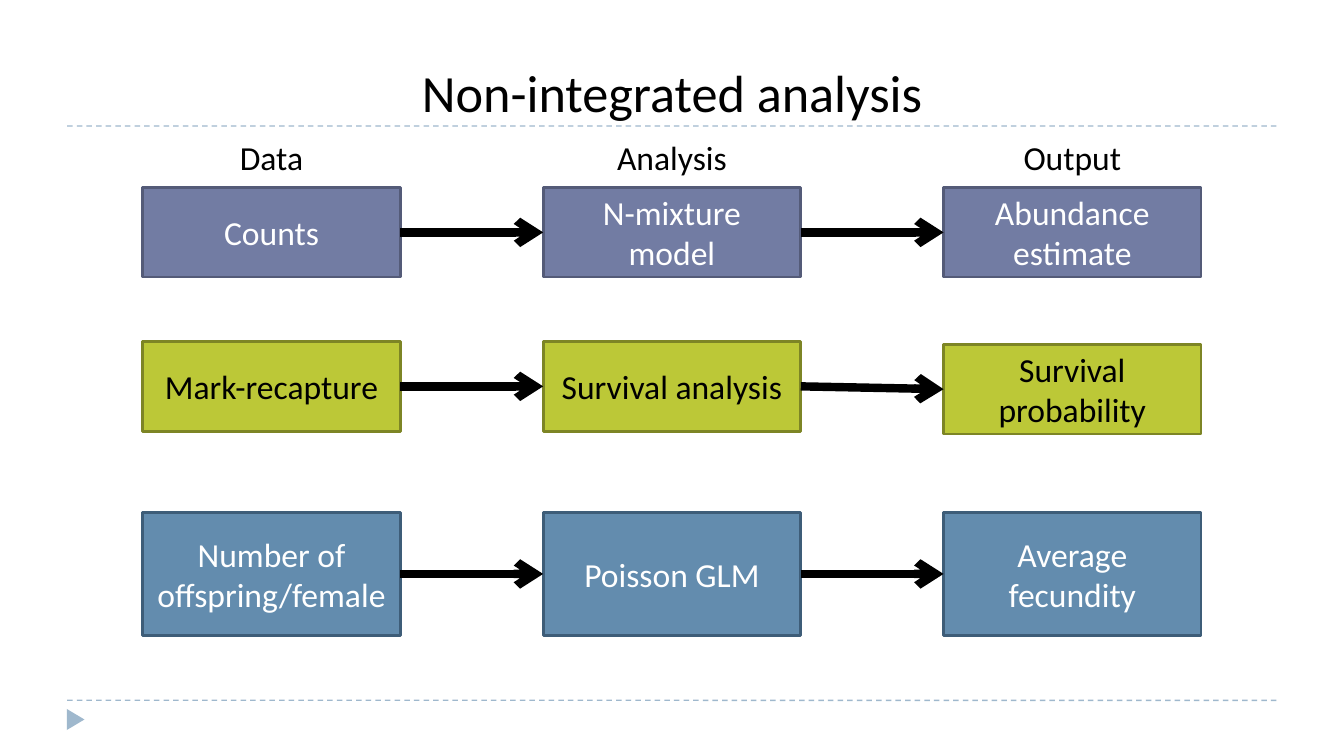
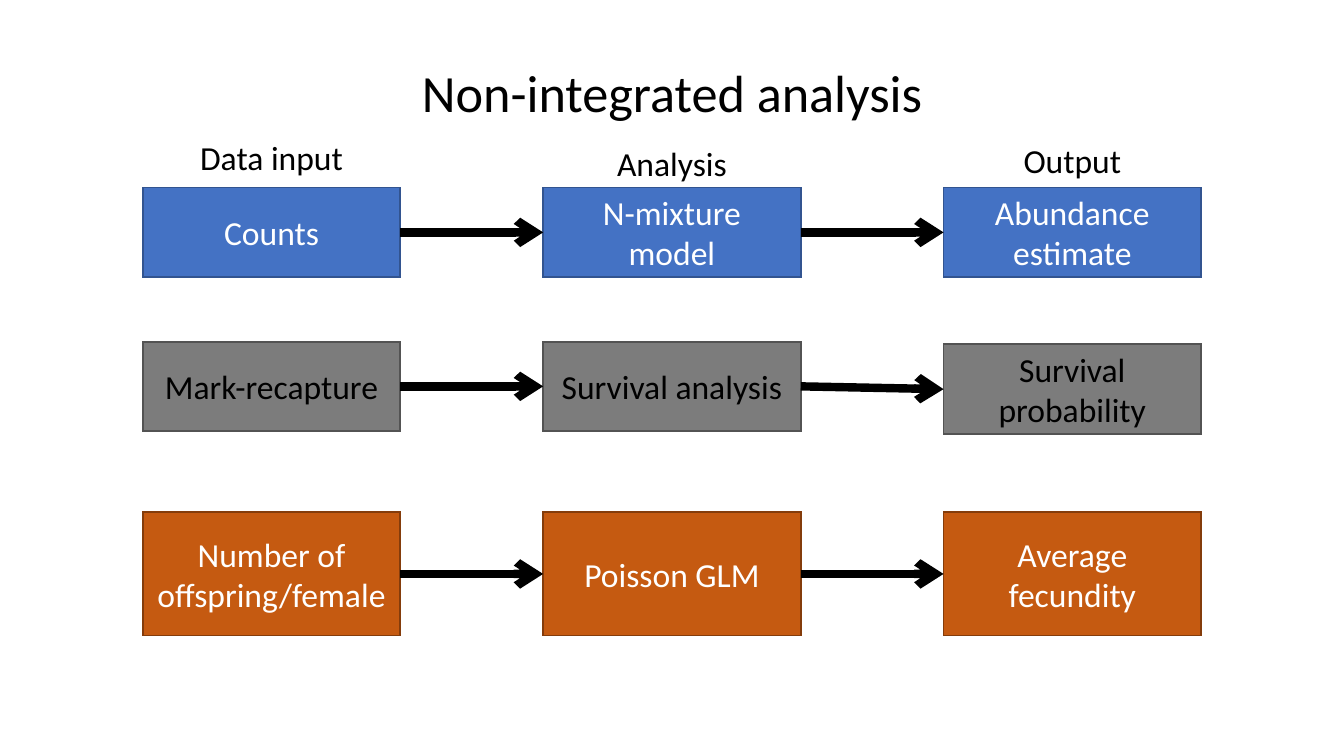
Before and after one commit to ssa200/ssa200.github.io, a slide deck: slide 19 of static/lectures/05_demo-data.pptx (slide 18 before the commit). Drawn at 1344x756 pixels with LibreOffice and Linux fonts; fonts in the diff are those of the drawing; background and template pictures are left out. Boxes give left, top, right and bottom in pixels: in the first picture for what was removed or moved away, otherwise in the second. Text is boxed around its words. In the diff, an @@ line names an element or a change of style, - is before the commit and + after.

```diff
--- a/static/lectures/05_demo-data.pptx
+++ b/static/lectures/05_demo-data.pptx
@@ line removed from (67, 126) to (1277, 126) @@
@@ text at [200,147,343,176]: text changed @@
-Data
+Data input
@@ text "Analysis": place and size @@
-text "Analysis" at [617,146,727,176]
+text "Analysis" at [617,152,727,182]
@@ fill #727CA3 to #4472C4; outline #545C79 1.5 pt to #325491 1 pt in 3 elements at [142,188,401,278], [543,188,801,278], [943,188,1202,278] @@
@@ fill #BCC838 to #7C7C7C; outline #7D8525 1.5 pt to #525252 1 pt in 3 elements at [142,341,401,431], [543,341,801,431], [943,344,1202,434] @@
@@ fill #638CAE to #C55A11; outline #3E5D78 1.5 pt to #843C0B 1 pt in 3 elements at [142,512,401,636], [543,512,801,636], [943,512,1202,636] @@
@@ line removed from (67, 700) to (1277, 700) @@
@@ triangle removed at [67,709,84,730] @@
```
Also in this commit, not shown: 19 other slides changed, 2 slides added, 1 slide removed.
